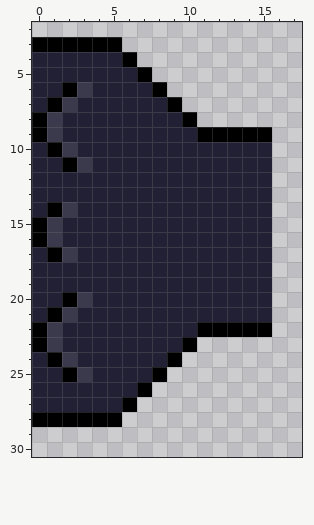
A pixel-art sprite gets an edit: img/belts/out.png. The picture above is the old version.
The file is 32x32 pixels. Colours within 5 levels of each other are drawn and written as one. Shown: x 0..17, y 2..30.
The result:
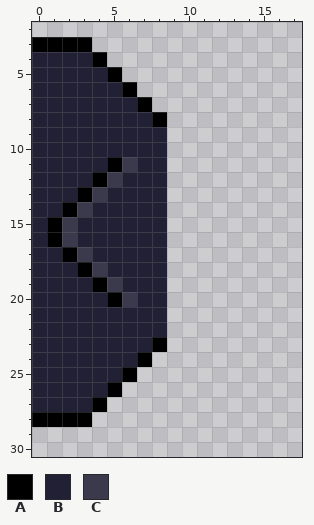
Palette (. is transparent): A #000000  B #222034  C #3b394c
Diff:
{"y":3,"x":4,"old":"AA","new":".."}
{"y":4,"x":4,"old":"BBA","new":"A.."}
{"y":5,"x":5,"old":"BBA","new":"A.."}
{"y":6,"x":2,"old":"AC","new":"BB"}
{"y":6,"x":6,"old":"BBA","new":"A.."}
{"y":7,"x":1,"old":"AC","new":"BB"}
{"y":7,"x":7,"old":"BBA","new":"A.."}
{"y":8,"x":0,"old":"AC","new":"BB"}
{"y":8,"x":8,"old":"BBA","new":"A.."}
{"y":9,"x":0,"old":"AC","new":"BB"}
{"y":9,"x":9,"old":"BBAAAAA","new":"......."}
{"y":10,"x":1,"old":"AC","new":"BB"}
{"y":10,"x":9,"old":"BBBBBBB","new":"......."}
{"y":11,"x":2,"old":"AC","new":"BB"}
{"y":11,"x":5,"old":"BB","new":"AC"}
{"y":11,"x":9,"old":"BBBBBBB","new":"......."}
{"y":12,"x":4,"old":"BB","new":"AC"}
{"y":12,"x":9,"old":"BBBBBBB","new":"......."}
{"y":13,"x":3,"old":"BB","new":"AC"}
{"y":13,"x":9,"old":"BBBBBBB","new":"......."}
{"y":14,"x":1,"old":"ACB","new":"BAC"}
{"y":14,"x":9,"old":"BBBBBBB","new":"......."}
{"y":15,"x":0,"old":"ACB","new":"BAC"}
{"y":15,"x":9,"old":"BBBBBBB","new":"......."}
{"y":16,"x":0,"old":"ACB","new":"BAC"}
{"y":16,"x":9,"old":"BBBBBBB","new":"......."}
{"y":17,"x":1,"old":"ACB","new":"BAC"}
{"y":17,"x":9,"old":"BBBBBBB","new":"......."}
{"y":18,"x":3,"old":"BB","new":"AC"}
{"y":18,"x":9,"old":"BBBBBBB","new":"......."}
{"y":19,"x":4,"old":"BB","new":"AC"}
{"y":19,"x":9,"old":"BBBBBBB","new":"......."}
{"y":20,"x":2,"old":"AC","new":"BB"}
{"y":20,"x":5,"old":"BB","new":"AC"}
{"y":20,"x":9,"old":"BBBBBBB","new":"......."}
{"y":21,"x":1,"old":"AC","new":"BB"}
{"y":21,"x":9,"old":"BBBBBBB","new":"......."}
{"y":22,"x":0,"old":"AC","new":"BB"}
{"y":22,"x":9,"old":"BBAAAAA","new":"......."}
{"y":23,"x":0,"old":"AC","new":"BB"}
{"y":23,"x":8,"old":"BBA","new":"A.."}
{"y":24,"x":1,"old":"AC","new":"BB"}
{"y":24,"x":7,"old":"BBA","new":"A.."}
{"y":25,"x":2,"old":"AC","new":"BB"}
{"y":25,"x":6,"old":"BBA","new":"A.."}
{"y":26,"x":5,"old":"BBA","new":"A.."}
{"y":27,"x":4,"old":"BBA","new":"A.."}
{"y":28,"x":4,"old":"AA","new":".."}
{"label":"changed","picture_box":[32,37,272,427]}
